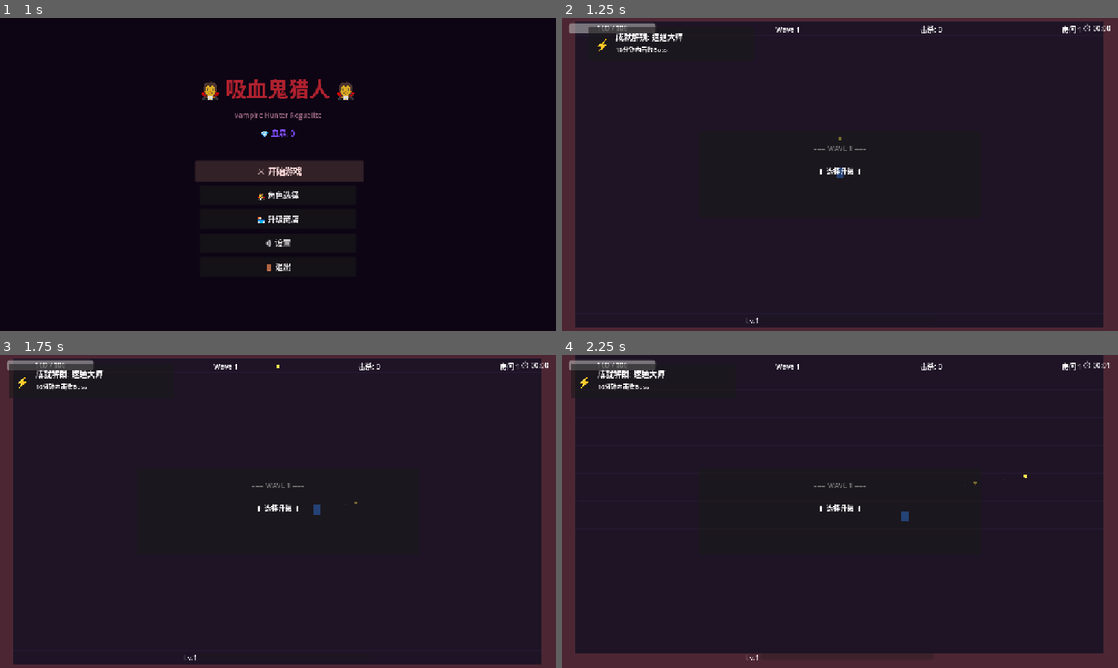
Above: before the commit, frames 1-4 (two rows, left to right).
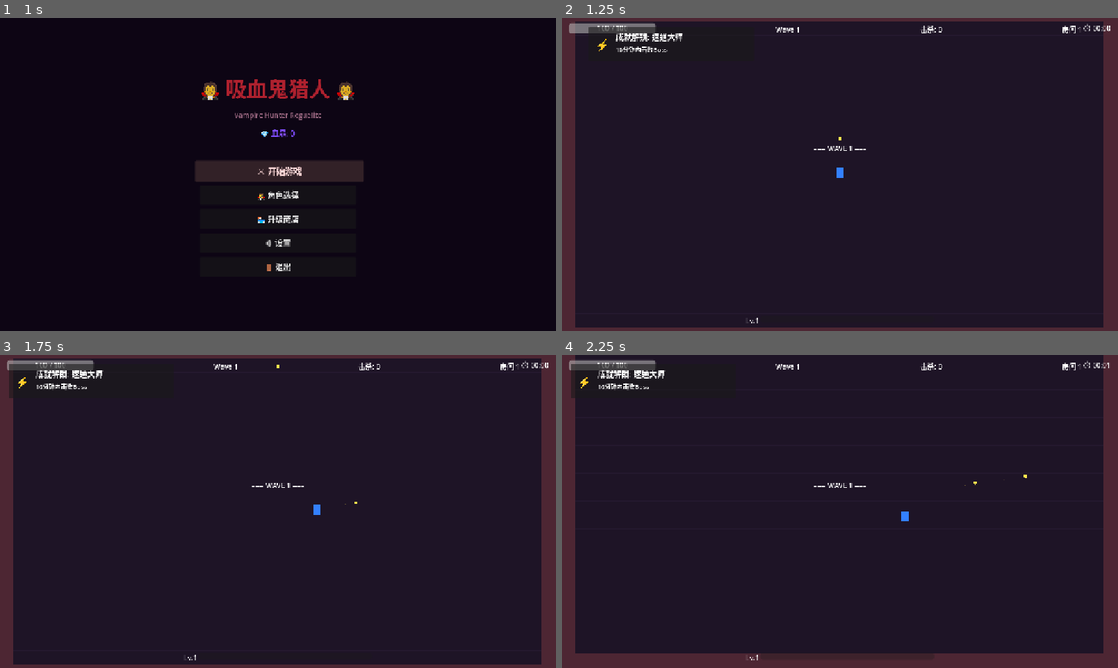
Above: after the commit, the same moments.

Repository: wjt0321/Vampire-Hunter-Roguelite
Game: Godot game, scene res://scenes/ui/main_menu.tscn
Two runs of this game, one before a commit and one after it. Both use one fixed random seed, a clock stepped at 60 frames per second and the inputs below.
Inputs (mouse positions are in pixels of both pictures, inside the frame that each line leads up to):
- Up to frame 1 (1 s): click "⚔ 开始游戏" at 0.5 s
- Up to frame 2 (1.25 s): no input
- Up to frame 3 (1.75 s): move the mouse to (400, 495) at 1.27 s; hold D (move_right) from 1.28 s (still down)
- Up to frame 4 (2.25 s): move the mouse to (728, 527) at 2.02 s; release D (move_right) at 2.03 s; hold S (move_down) from 2.03 s (still down)

Frame 1 is identical in both runs. In frame 2, 0.2% of the frame differs, in the area x 45-55%, y 38-52%; in frame 3, 0.2%; in frame 4, 0.2%, in the area x 45-75%, y 40-54%.
Error before the commit: Parse Error: Cannot infer the type of "heal_amount" variable because the value doesn't have a set type. (res://scripts/ui/upgrade_ui.gd:158)

Commit message:
修复运行时错误和代码问题
- enemy_projectile.gd: 移除重复的信号连接（场景文件已连接）
- upgrade_ui.gd: 使用 is_max_level() 替代 current_stack 属性
- upgrade_ui.gd: 添加类型注解修复类型推断问题

Diff:
--- a/scripts/enemies/enemy_projectile.gd
+++ b/scripts/enemies/enemy_projectile.gd
@@ -20,9 +20,6 @@
 	# 设置旋转朝向
 	rotation = direction.angle()
 
-	# 连接碰撞信号
-	body_entered.connect(_on_body_entered)
-
 func _physics_process(delta: float) -> void:
 	var move_distance := speed * delta
 	position += direction * move_distance
--- a/scripts/ui/upgrade_ui.gd
+++ b/scripts/ui/upgrade_ui.gd
@@ -102,11 +102,10 @@
 	if player == null or not player.has_method("get_owned_passive_items"):
 		return false
 
-	var owned_passives = player.get_owned_passive_items()
 	for item in player.passive_items:
 		if item.item_id == passive_id:
-			# 检查是否达到最大堆叠（假设最大5级）
-			return item.current_stack >= 5
+			# 使用 is_max_level() 方法检查是否满级
+			return item.is_max_level()
 	return false
 
 func _get_basic_rewards() -> Array:
@@ -155,7 +154,7 @@
 	match reward_id:
 		"heal":
 			if player != null and player.has_method("heal"):
-				var heal_amount := player.max_hp * 0.3
+				var heal_amount: float = player.max_hp * 0.3
 				player.heal(heal_amount)
 				print("❤️ 恢复 %.0f 生命" % heal_amount)
 		"gold":
Not shown, added: docs/art-assets-requirements.md
